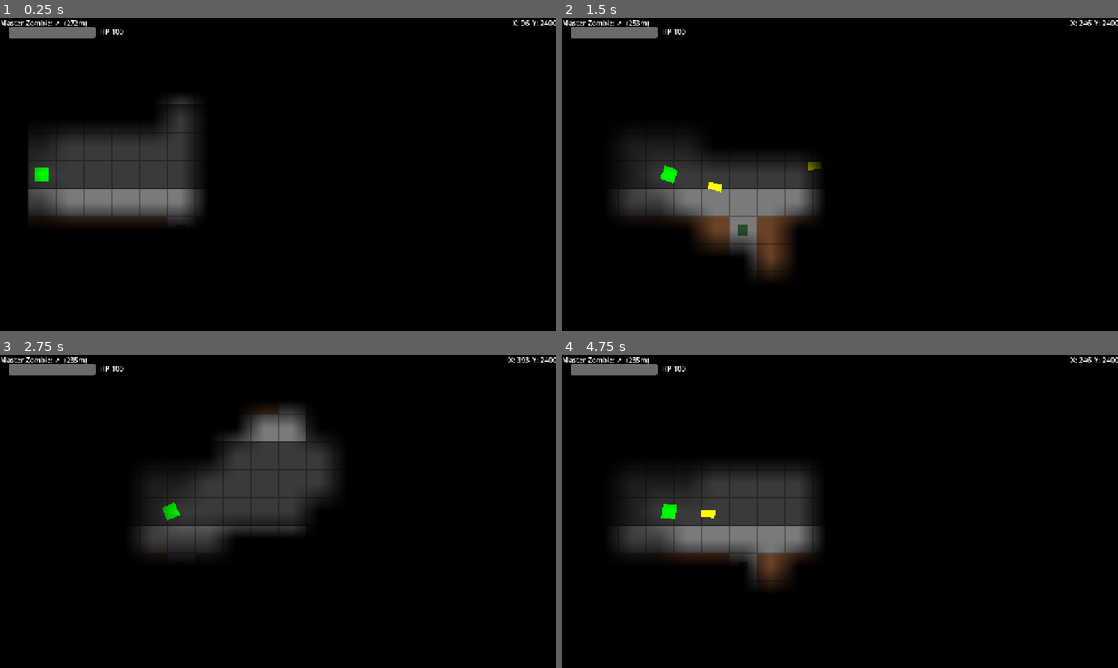
Above: before the commit, frames 1-4 (two rows, left to right).
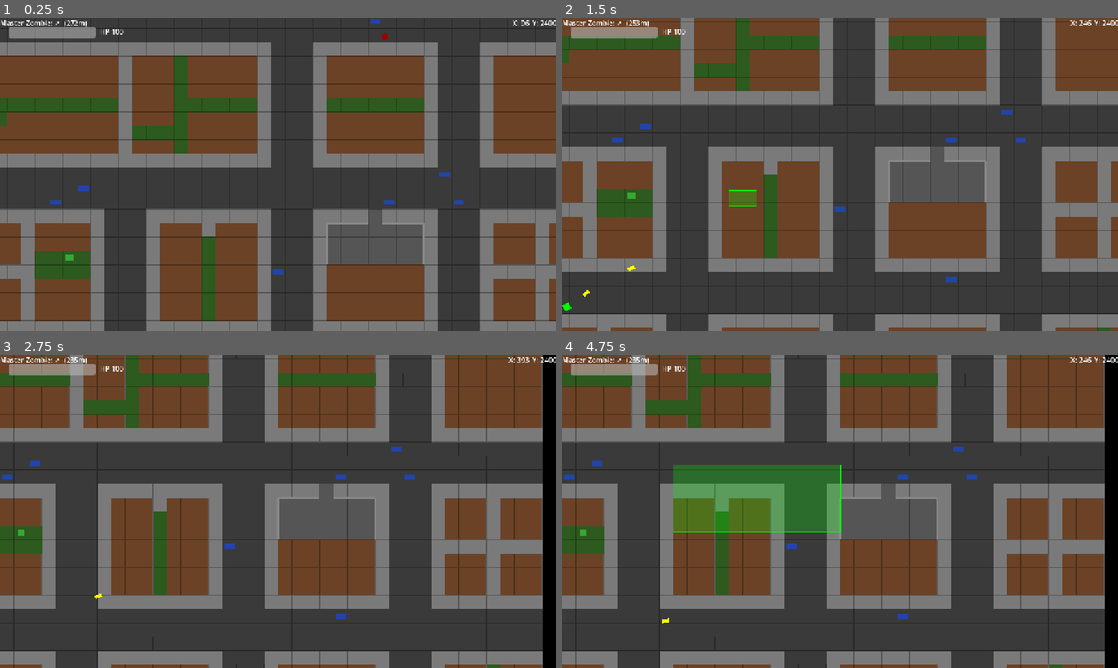
Above: after the commit, the same moments.

Repository: MKBSP/Zombie-game
Game: Godot game, scene res://scenes/world/world.tscn
Same seed, same stepped clock (60 frames per second), same inputs: the game is played once before the commit and once after it.
Inputs (mouse positions are in pixels of both pictures, inside the frame that each line leads up to):
- Up to frame 1 (0.25 s): no input
- Up to frame 2 (1.5 s): tap Enter (ui_accept) at 0.5, 0.77 s; move the mouse to (962, 158) at 0.52 s; hold D (move_right) 0.53-1.25 s; hold Down (cam_down) 0.53-1.25 s; click (962, 158) at 0.67 s; drag from (728, 190) to (812, 237) at 1.27 s
- Up to frame 3 (2.75 s): move the mouse to (333, 442) at 2.02 s; hold D (move_right) from 2.03 s (still down); hold Right (cam_right) from 2.03 s (still down)
- Up to frame 4 (4.75 s): release D (move_right) at 2.75 s; release Right (cam_right) at 2.75 s; drag from (812, 574) to (673, 464) at 2.77 s; move the mouse to (1006, 558) at 3.52 s; hold A (move_left) 3.53-4.25 s; tap R at 3.6 s; tap Enter (ui_accept) at 3.77 s; drag from (673, 464) to (840, 530) at 4.27 s

The runs differ from the first frame. In frame 1, 97% of the frame differs, in the area x 0-100%, y 0-100%; in frame 2, 99%; in frame 3, 93%; in frame 4, 96%.

Commit message:
zombie control are working, more or less, still without fog

Diff:
--- a/scenes/world/world.tscn
+++ b/scenes/world/world.tscn
@@ -44,6 +44,7 @@
 layer = 20
 
 [node name="ShooterFogRect" type="ColorRect" parent="HUDLayer" unique_id=1698260855]
+visible = false
 material = SubResource("ShaderMaterial_gb53w")
 anchors_preset = 15
 anchor_right = 1.0
@@ -110,7 +111,6 @@
 building_layer = NodePath("../BuildingLayer")
 
 [node name="ZCFogRect" type="TextureRect" parent="." unique_id=867529116]
-visible = false
 material = SubResource("ShaderMaterial_srmg5")
 offset_right = 3008.0
 offset_bottom = 3008.0
@@ -118,7 +118,6 @@
 
 [node name="ZCCamera" type="Camera2D" parent="." unique_id=1554892712]
 position = Vector2(1504, 1504)
-enabled = false
 zoom = Vector2(0.5, 0.5)
 limit_left = 0
 limit_top = 0
@@ -134,7 +133,6 @@
 
 [node name="ZCOverlay" type="CanvasLayer" parent="ZombieControllerNode" unique_id=1251943451]
 layer = 5
-visible = false
 
 [node name="SelectrionDrawer" type="Control" parent="ZombieControllerNode/ZCOverlay" unique_id=1131729318]
 layout_mode = 3
--- a/scripts/zombie_controller.gd
+++ b/scripts/zombie_controller.gd
@@ -22,7 +22,7 @@
 var fog_texture: ImageTexture
 
 # Whether this controller is active (receiving input)
-var is_active: bool = false
+var is_active: bool = true
 
 # Selection state
 var selected_zombies: Array[Node2D] = []
@@ -41,8 +41,8 @@
 		var mat: ShaderMaterial = fog_rect.material as ShaderMaterial
 		mat.set_shader_parameter("visibility_tex", fog_texture)
 
-	set_process(false)
-	set_process_input(false)
+#	set_process(false)
+#	set_process_input(false)
 
 
 ## Call this to activate/deactivate the Zombie Controller view.
